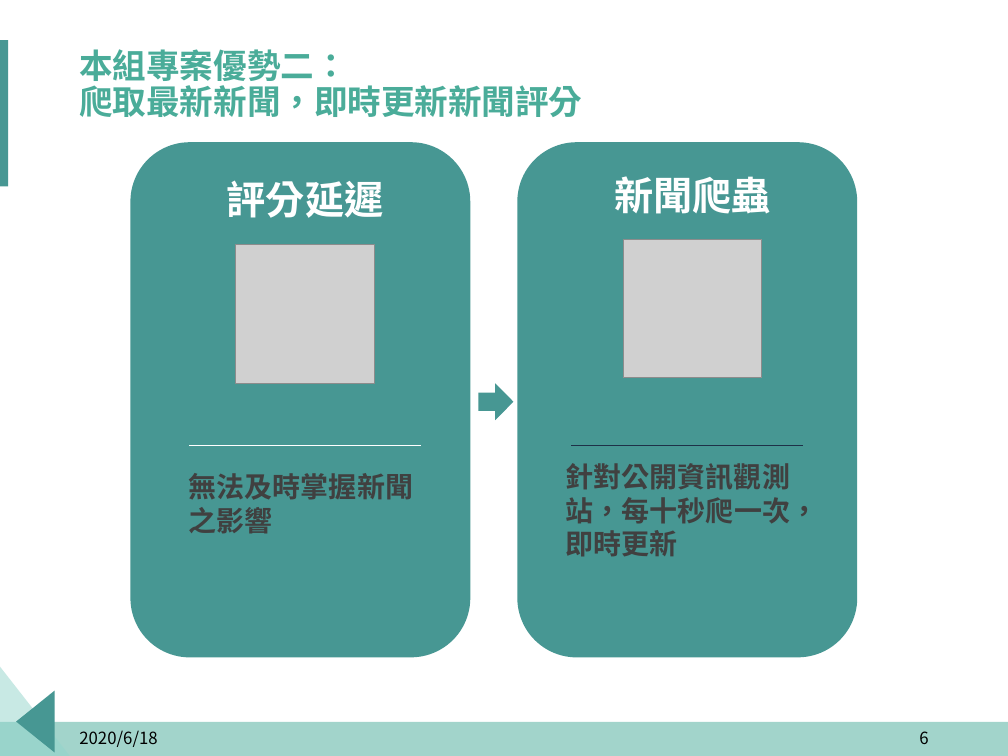
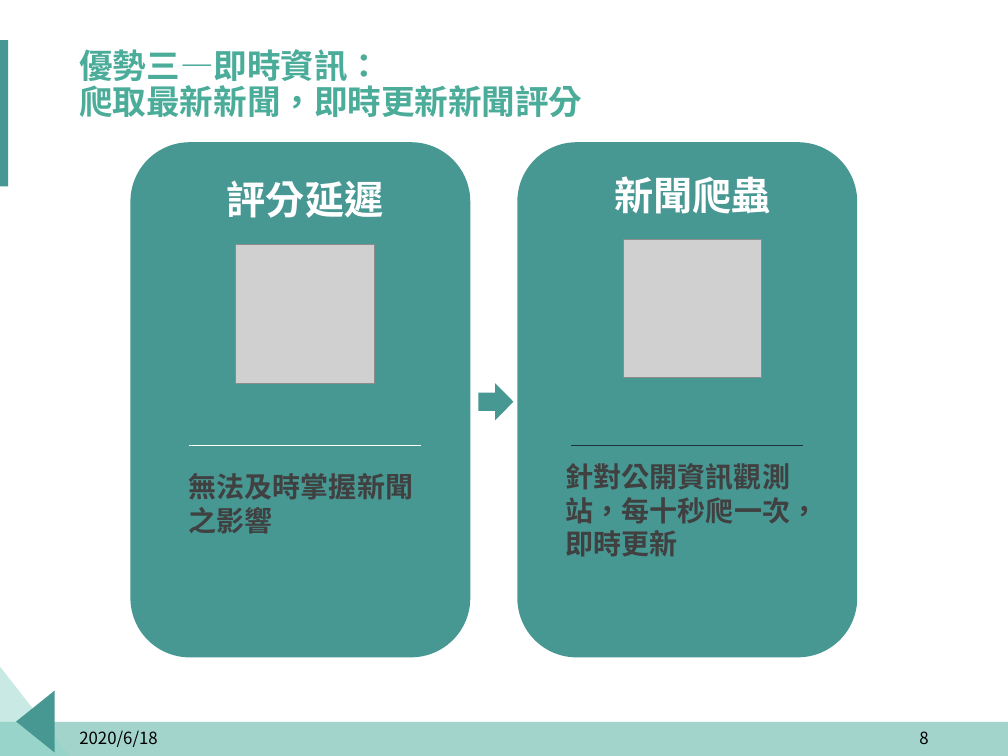
Before and after one commit to p314008dsa/Text-mining, a slide deck: slide 8 of 報告擋/Fintech.pptx (slide 6 before the commit). Drawn at 1008x756 pixels with LibreOffice and Linux fonts; fonts in the diff are those of the drawing; grey boxes stand for pictures; background and template pictures are left out. Boxes give left, top, right and bottom in pixels: in the first picture for what was removed or moved away, otherwise in the second. Text is boxed around its words. In the diff, an @@ line names an element or a change of style, - is before the commit and + after.

```diff
--- a/報告擋/Fintech.pptx
+++ b/報告擋/Fintech.pptx
@@ title at [79,49,582,117]: text changed @@
-本組專案優勢二：
-爬取最新新聞，即時更新新聞評分
+優勢三—即時資訊：
+爬取最新新聞，即時更新新聞評分
@@ page number at [919,731,928,744]: text changed @@
-6
+8
```
Also in this commit, not shown: 9 other slides changed, 2 slides added.
